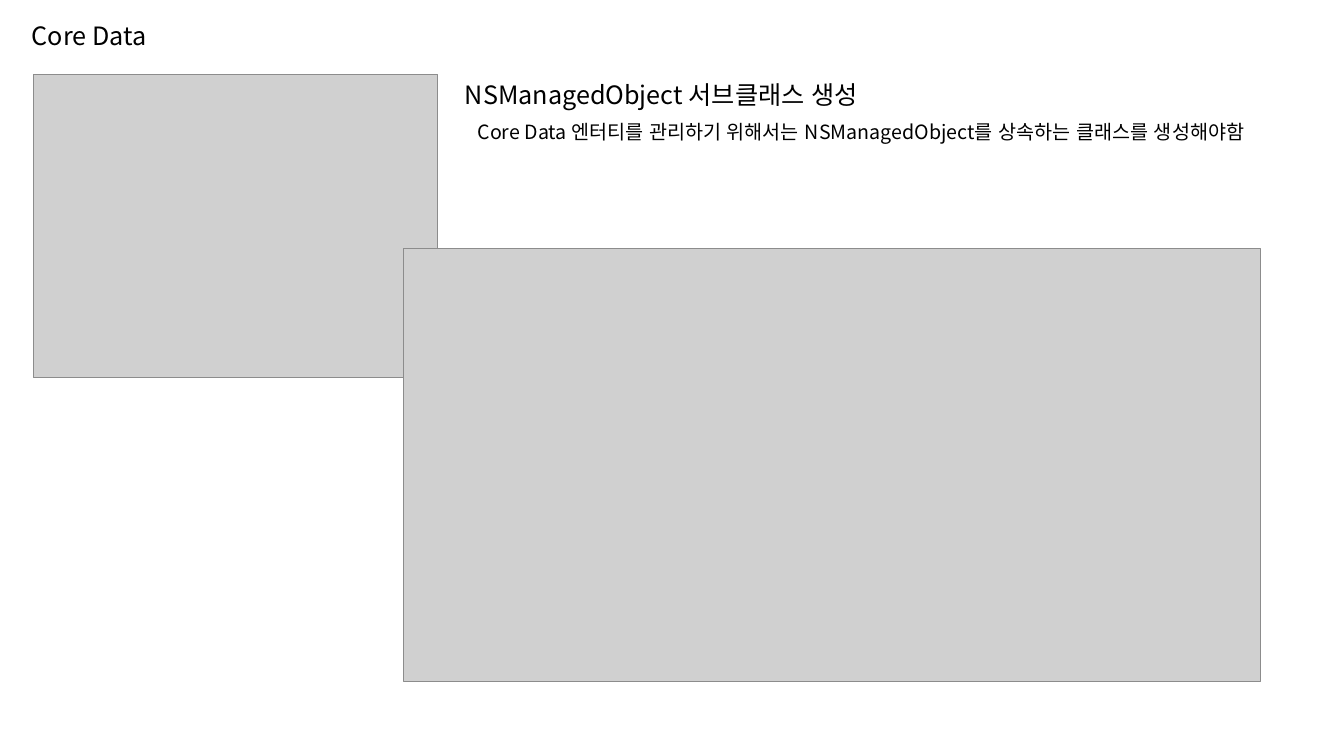
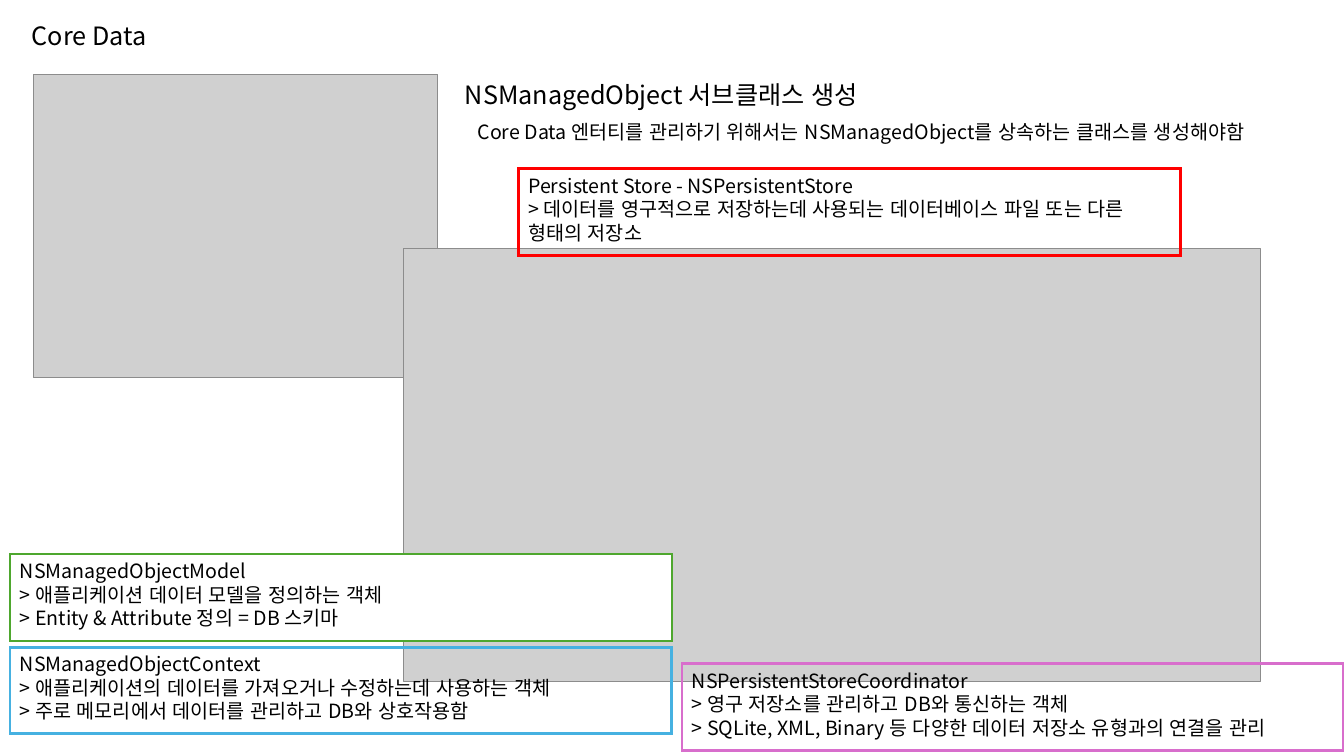
Before and after one commit to Haamseongho/-_-, a slide deck: slide 9 of Swift 데이터베이스.pptx. Drawn at 1344x756 pixels with LibreOffice and Linux fonts; fonts in the diff are those of the drawing; grey boxes stand for pictures. Boxes give left, top, right and bottom in pixels: in the first picture for what was removed or moved away, otherwise in the second. Text is boxed around its words. In the diff, an @@ line names an element or a change of style, - is before the commit and + after.

Commit message:
feat: Core Data 정리> 다음엔 SQLite, Realm

```diff
--- a/Swift 데이터베이스.pptx
+++ b/Swift 데이터베이스.pptx
@@ rectangle added at box(518, 168, 1181, 255), outline #FF0000 2 pt, 14 pt, text #000000 @@
+Persistent Store - NSPersistentStore
+> 데이터를 영구적으로 저장하는데 사용되는 데이터베이스 파일 또는 다른 형태의 저장소
@@ rectangle added at box(10, 555, 673, 641), fill #FFFFFF, outline #4EA72E 1.5 pt, 14 pt, text #000000 @@
+NSManagedObjectModel
+> 애플리케이션 데이터 모델을 정의하는 객체
+> Entity & Attribute 정의 = DB 스키마
@@ rectangle added at box(10, 647, 673, 734), outline #46B1E1 2 pt, 14 pt, text #000000 @@
+NSManagedObjectContext
+> 애플리케이션의 데이터를 가져오거나 수정하는데 사용하는 객체
+> 주로 메모리에서 데이터를 관리하고 DB와 상호작용함
@@ rectangle added at box(683, 664, 1344, 751), outline #D86ECC 2 pt, 14 pt, text #000000 @@
+NSPersistentStoreCoordinator
+> 영구 저장소를 관리하고 DB와 통신하는 객체
+> SQLite, XML, Binary 등 다양한 데이터 저장소 유형과의 연결을 관리
```
Also in this commit, not shown: 1 other slide changed, 4 slides added, 1 other file.
